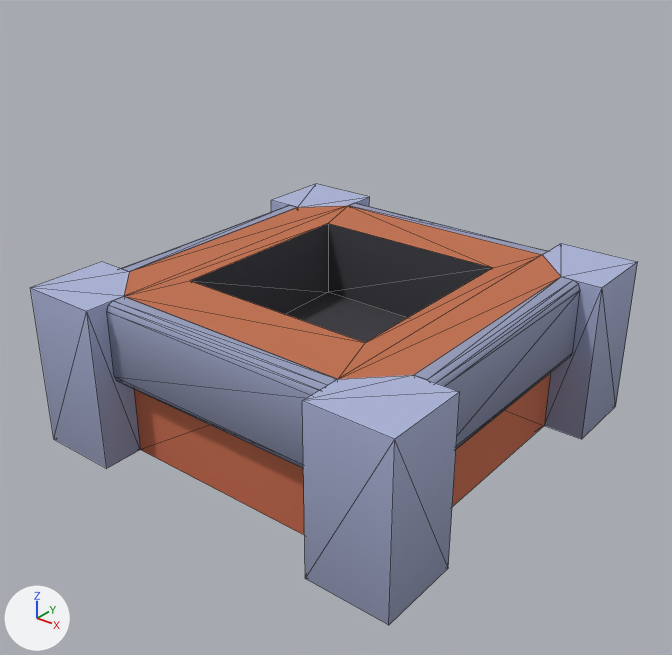
The glTF model assets/models/stone_chest.glb: old version first, new version second.
Camera for both pictures: a 50 mm camera at (0.617, -0.786, 0.615) aimed at (0.016, -0.034, 0.149). The lights are fixed; the arrows at lower left show +X, +Y and +Z. The first picture is the older version. Mesh edges are drawn as thin lines. Where no turn or scale is listed for an object, it has been applied to the vertices.

Objects in the first picture: 'chest'.
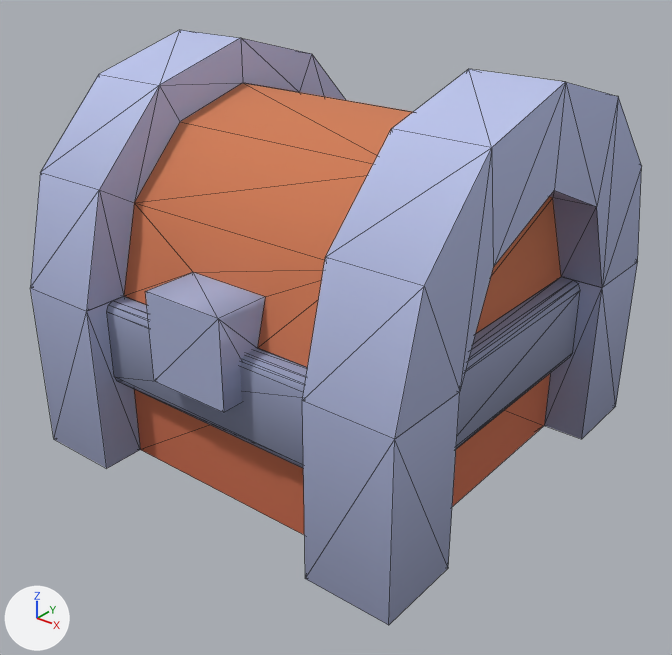
Commit message: fix replace stone chest with hinged model

Boxes (x1, y1, x2, y2) around the edits, measured in the pictures (672 x 655 px):
'lid', added
    after: (30, 30, 642, 439)

The change in detail:
Mesh me_lid_004 is new.
It has 80 vertices, 140 faces and spans x -0.25..0.25, y -0.45..0.05, z -0.05..0.25.
It uses material mat_colormap (picture img_colormap).
Object 'lid' (ob_lid) is new; it shows me_lid_004.
Its location is (0.0, 0.2, 0.2).
